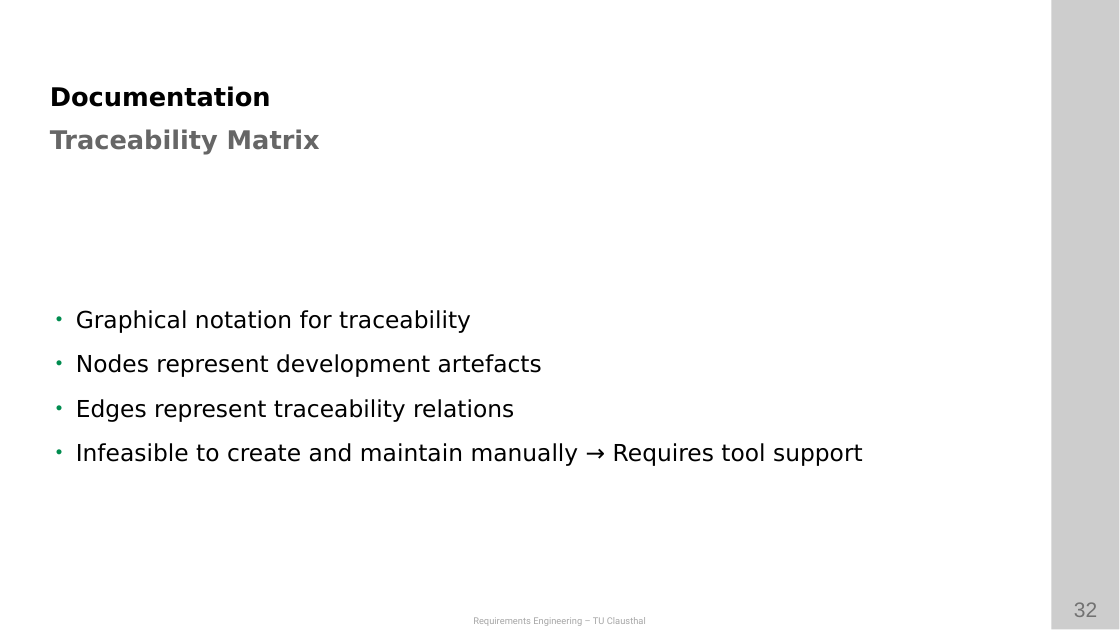
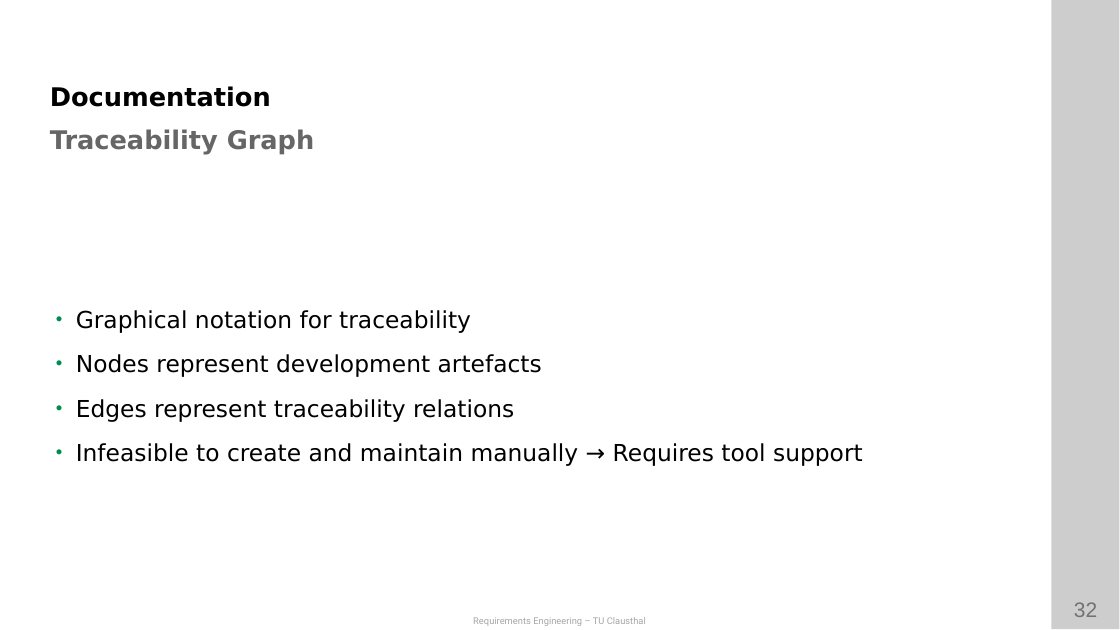
Before and after one commit to ETCE-LAB/teaching-material, a slide deck: slide 32 of Requirements-Engineering/RE-L08_Traceability.pptx. Drawn at 1120x630 pixels with LibreOffice and Linux fonts; fonts in the diff are those of the drawing; background and template pictures are left out. Boxes give left, top, right and bottom in pixels: in the first picture for what was removed or moved away, otherwise in the second. Text is boxed around its words. In the diff, an @@ line names an element or a change of style, - is before the commit and + after.

Commit message:
Changed sub-header Slide 32

```diff
--- a/Requirements-Engineering/RE-L08_Traceability.pptx
+++ b/Requirements-Engineering/RE-L08_Traceability.pptx
@@ text at [50,129,315,155]: text changed @@
-Traceability Matrix
+Traceability Graph
```
Also in this commit, not shown: 1 other file.
